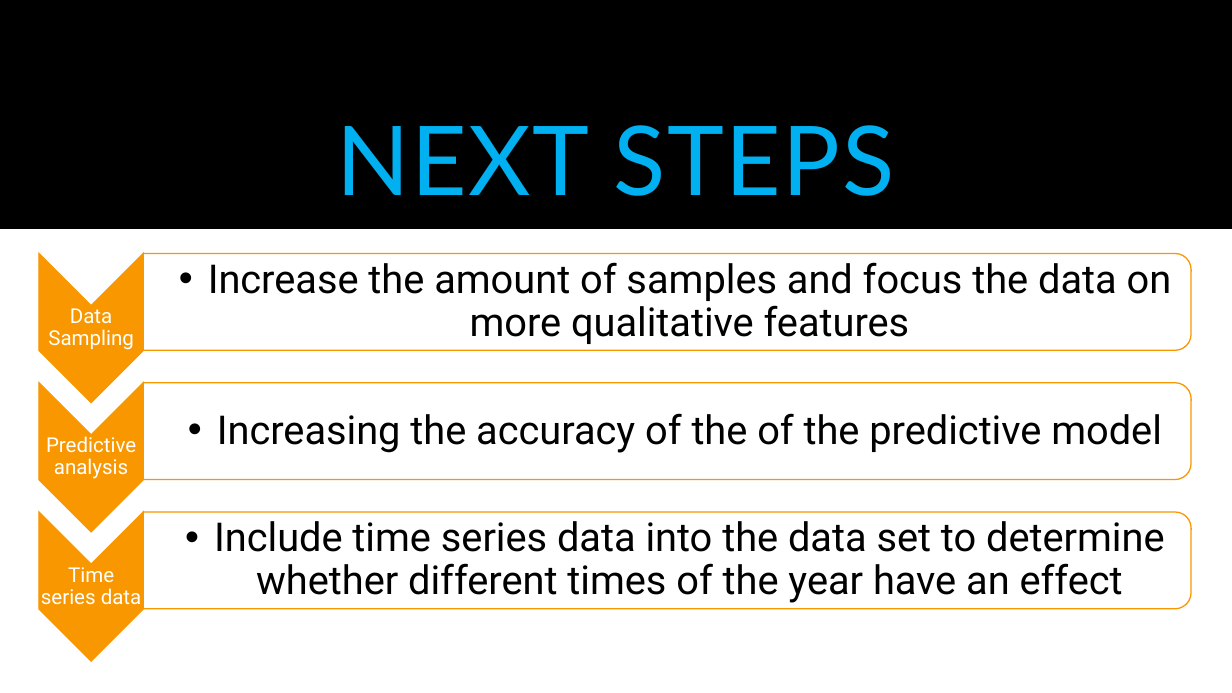
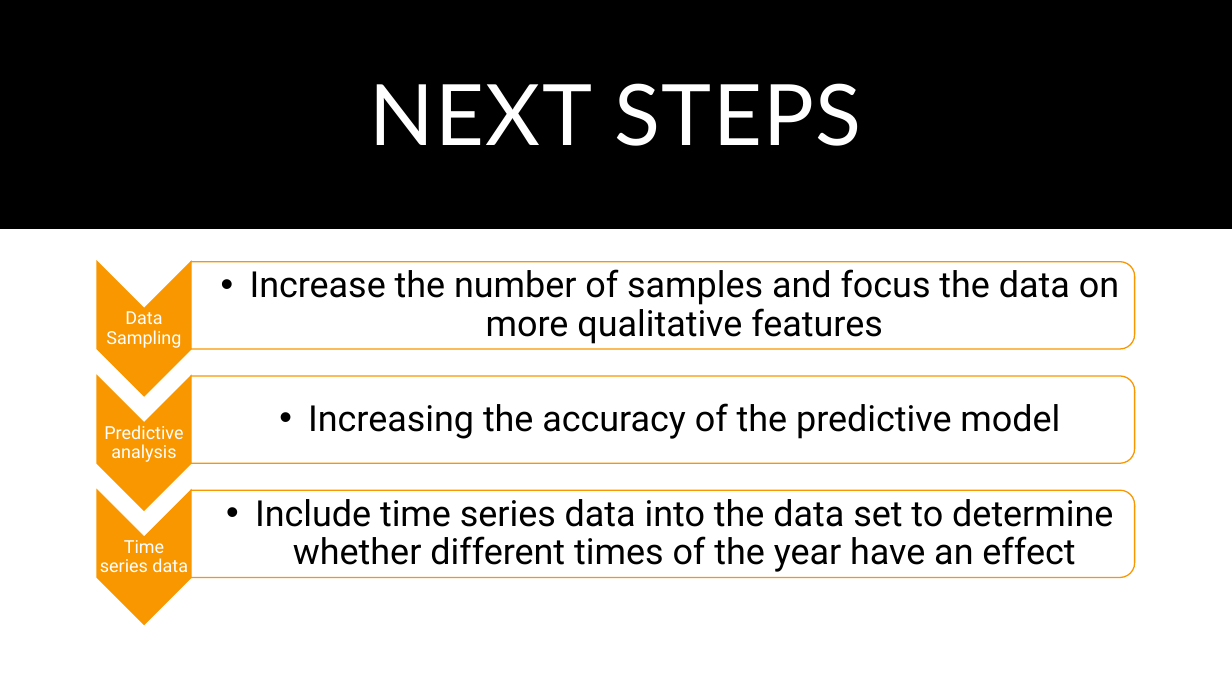
Before and after one commit to jaymhart76/e_commerce_classification_project, a slide deck: slide 7 of E-commerce_project.pptx. Drawn at 1232x693 pixels with LibreOffice and Linux fonts; fonts in the diff are those of the drawing; background and template pictures are left out. Boxes give left, top, right and bottom in pixels: in the first picture for what was removed or moved away, otherwise in the second. Text is boxed around its words. In the diff, an @@ line names an element or a change of style, - is before the commit and + after.

```diff
--- a/E-commerce_project.pptx
+++ b/E-commerce_project.pptx
@@ title "NEXT STEPS": place and size @@
-title "NEXT STEPS" at box(337, 125, 894, 196)
+title "NEXT STEPS" at box(369, 83, 861, 146)
@@ title "NEXT STEPS" at box(369, 83, 861, 146): size 75 to 66 pt, text colour #00B0F0 to #FFFFFF; vertical alignment bottom to middle @@
@@ chevron: place and size @@
-chevron at box(39, 253, 143, 402)
+chevron at box(97, 262, 191, 396)
@@ round same rect: place and size @@
-round same rect at box(144, 254, 1192, 351)
+round same rect at box(191, 262, 1134, 349)
@@ text at box(250, 269, 1119, 344): text changed; size 31 to 28 pt @@
-  • Increase the amount of samples and focus the data on more qualitative features
+  • Increase the number of samples and focus the data on more qualitative features
@@ text "Data Sampling": place and size @@
-text "Data Sampling" at box(48, 304, 133, 350)
+text "Data Sampling" at box(106, 311, 181, 348)
@@ chevron: place and size @@
-chevron at box(39, 383, 143, 531)
+chevron at box(97, 377, 191, 511)
@@ round same rect: place and size @@
-round same rect at box(144, 383, 1192, 480)
+round same rect at box(191, 376, 1134, 463)
@@ text at box(308, 403, 1060, 439): text changed; size 31 to 28 pt @@
-  • Increasing the accuracy of the of the predictive model
+  • Increasing the accuracy of the predictive model
@@ text "Predictive analysis": place and size @@
-text "Predictive analysis" at box(46, 433, 136, 479)
+text "Predictive analysis" at box(104, 425, 183, 462)
@@ chevron: place and size @@
-chevron at box(39, 512, 143, 661)
+chevron at box(97, 490, 191, 624)
@@ text "Include time series data into ...": place and size @@
-text "Include time series data into ..." at box(214, 521, 1164, 603)
+text "Include time series data into ..." at box(255, 499, 1113, 572)
@@ text "Include time series data into ..." at box(255, 499, 1113, 572): size 31 to 28 pt @@
@@ round same rect: place and size @@
-round same rect at box(144, 512, 1192, 610)
+round same rect at box(191, 490, 1134, 577)
@@ size 16 to 14 pt in 3 elements at box(106, 311, 181, 348), box(104, 425, 183, 462), box(100, 540, 188, 572) @@
@@ text "Time series data": place and size @@
-text "Time series data" at box(41, 567, 141, 605)
+text "Time series data" at box(100, 540, 188, 572)
```
Also in this commit, not shown: 5 other slides changed, 2 slides added, 1 slide removed.
